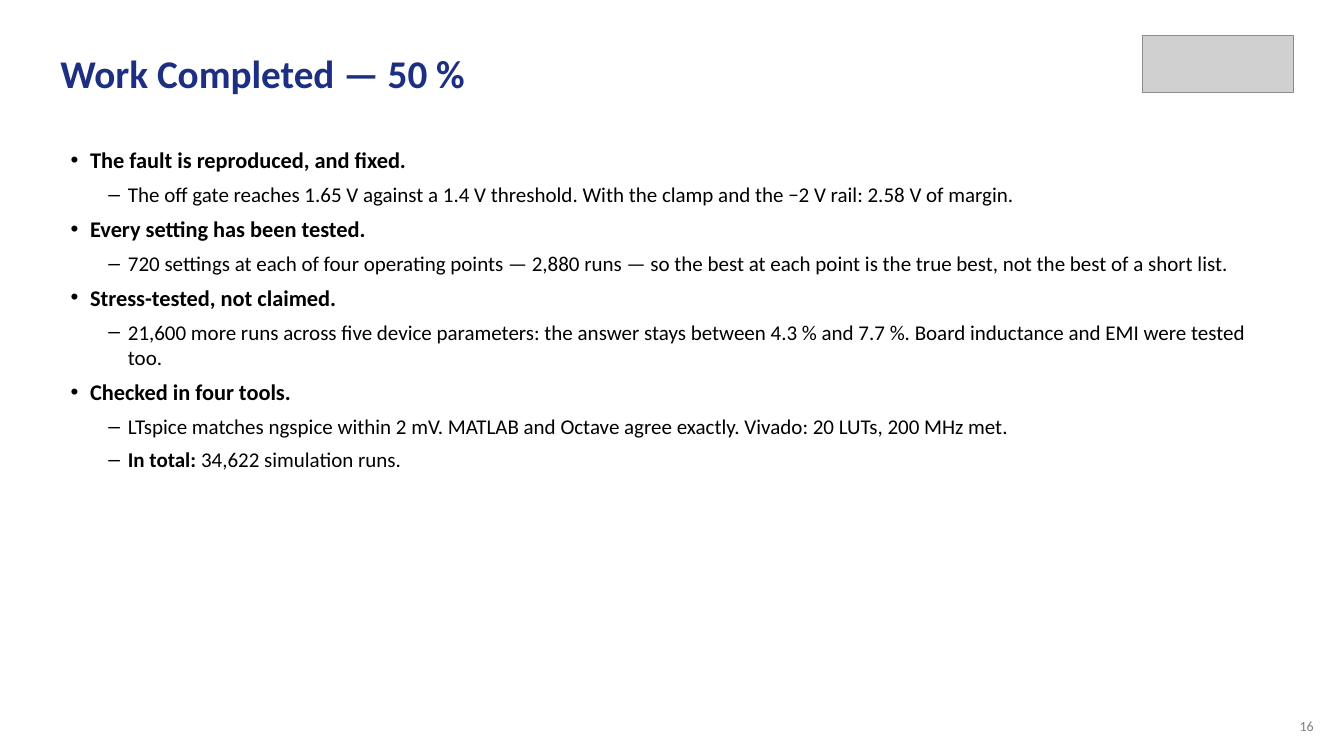
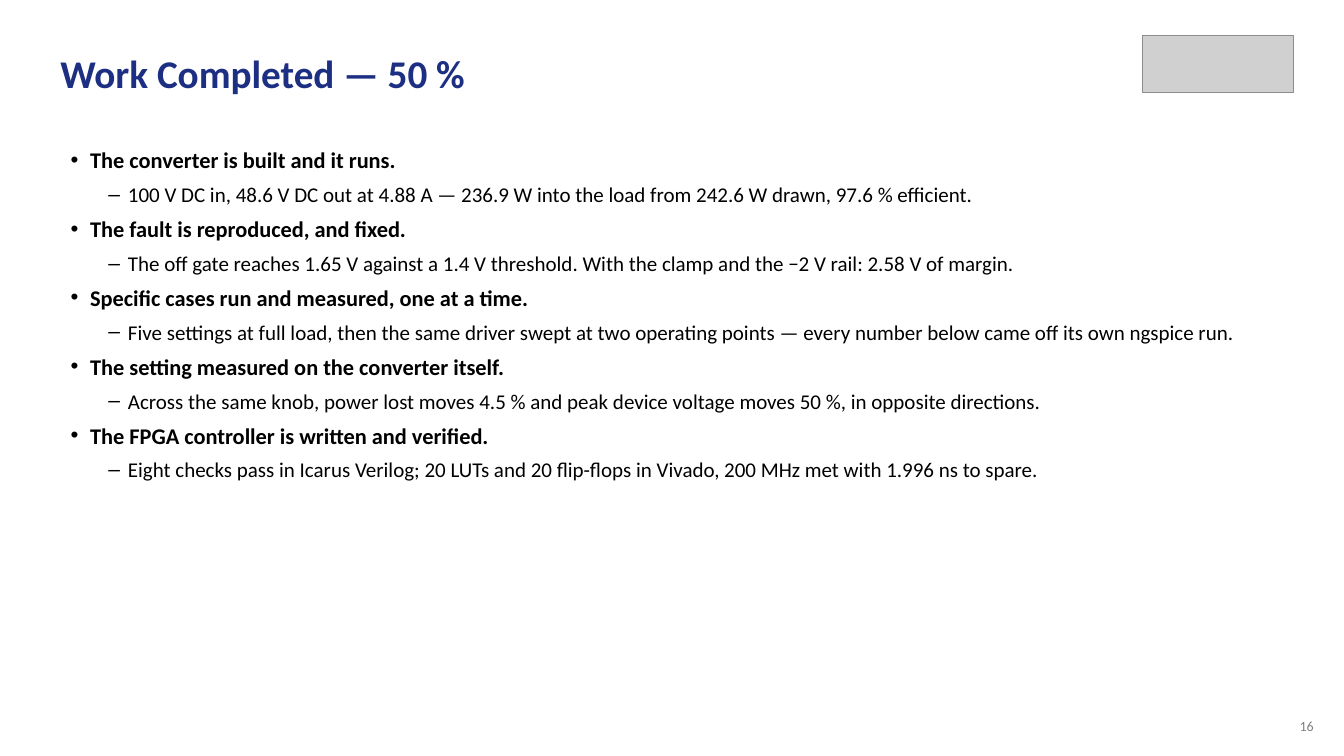
Before and after one commit to Amritha902/gan-driver, a slide deck: slide 16 of review/Review1_GaN_Segmented_Gate_Driver.pptx. Drawn at 1344x756 pixels with LibreOffice and Linux fonts; fonts in the diff are those of the drawing; grey boxes stand for pictures. Boxes give left, top, right and bottom in pixels: in the first picture for what was removed or moved away, otherwise in the second. Text is boxed around its words. In the diff, an @@ line names an element or a change of style, - is before the commit and + after.

```diff
--- a/review/Review1_GaN_Segmented_Gate_Driver.pptx
+++ b/review/Review1_GaN_Segmented_Gate_Driver.pptx
@@ text at [90,152,971,205]: paragraphs added @@
+• The converter is built and it runs.
+– 100 V DC in, 48.6 V DC out at 4.88 A — 236.9 W into the load from 242.6 W drawn, 97.6 % efficient.
@@ text at [90,290,1233,481]: text changed @@
-• Every setting has been tested.
-– 720 settings at each of four operating points — 2,880 runs — so the best at each point is the true best, not the best of a short list.
-• Stress-tested, not claimed.
-– 21,600 more runs across five device parameters: the answer stays between 4.3 % and 7.7 %. Board inductance and EMI were tested too.
-• Checked in four tools.
-– LTspice matches ngspice within 2 mV. MATLAB and Octave agree exactly. Vivado: 20 LUTs, 200 MHz met.
-– In total: 34,622 simulation runs.
+• Specific cases run and measured, one at a time.
+– Five settings at full load, then the same driver swept at two operating points — every number below came off its own ngspice run.
+• The setting measured on the converter itself.
+– Across the same knob, power lost moves 4.5 % and peak device voltage moves 50 %, in opposite directions.
+• The FPGA controller is written and verified.
+– Eight checks pass in Icarus Verilog; 20 LUTs and 20 flip-flops in Vivado, 200 MHz met with 1.996 ns to spare.
```
Also in this commit, not shown: 10 other slides changed, 1 slide added, 1 slide removed, 15 other files.
